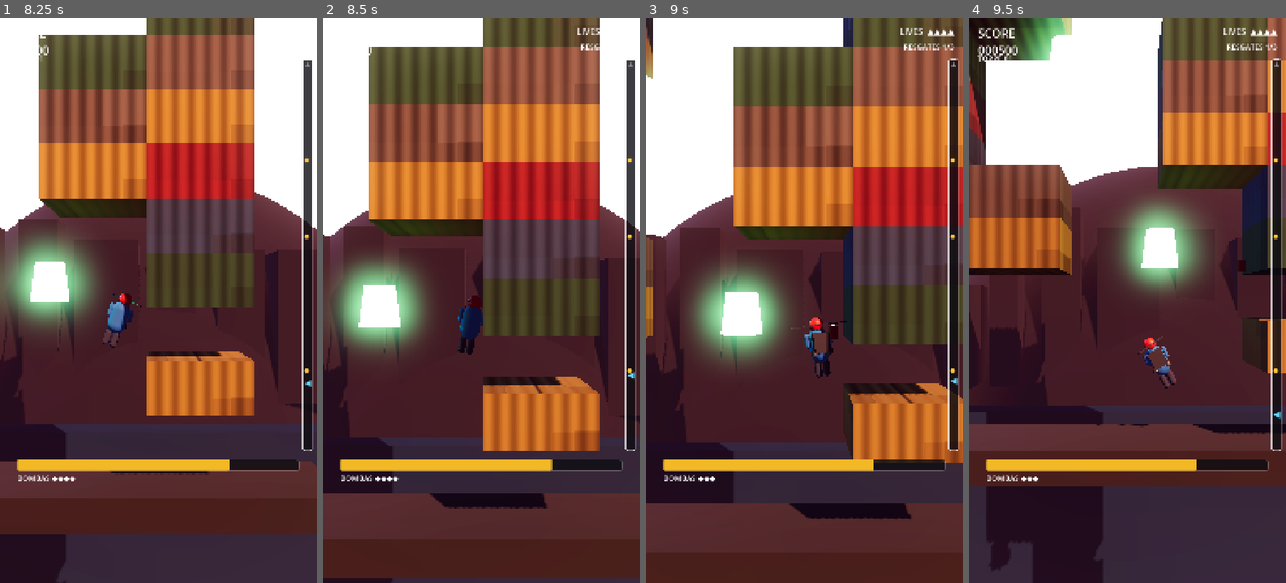
Above: before the commit, frames 1-4 (left to right).
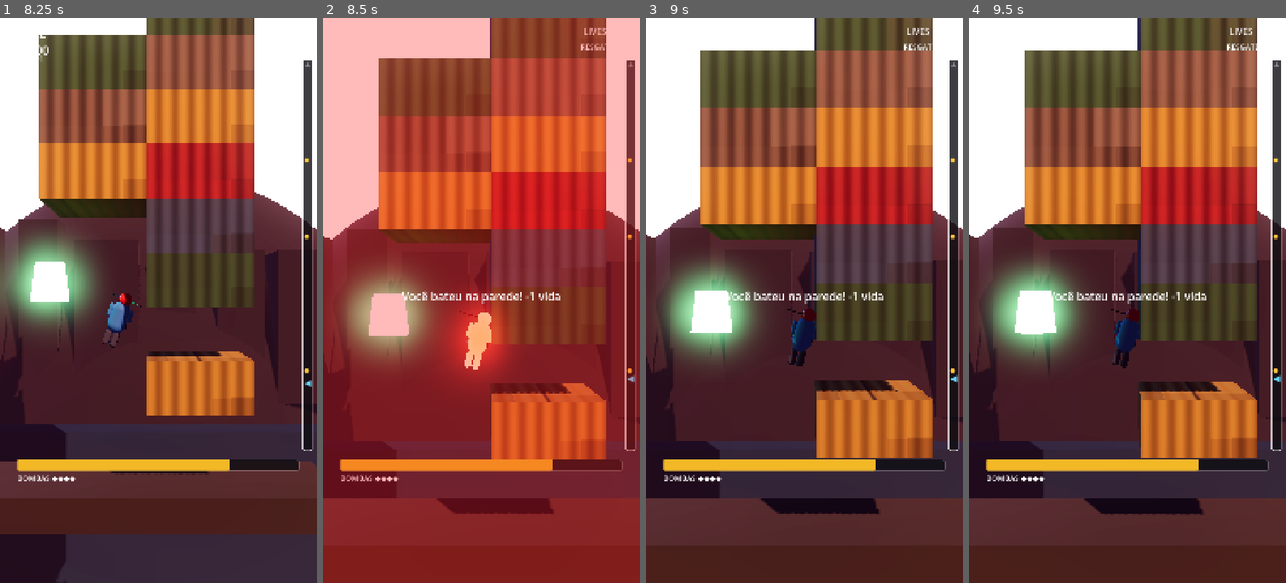
Above: after the commit, the same moments.

Repository: FabriciooPoke/hero-godot
Game: Godot game, scene res://scenes/Main.tscn
Two runs of this game, one before a commit and one after it. Both use one fixed random seed, a clock stepped at 60 frames per second and the inputs below.
Inputs:
- Up to frame 1 (8.25 s): click "JOGAR" at 0.5 s; hold D (mover_direita) 1.28-2.03 s; tap Space (atirar) every 2.25 s from 1.35 to 8.1 s; hold A (mover_esquerda) 2.03-2.78 s; tap B (bomba) at 2.1, 4.35, 6.6 s; hold W (propulsar) 2.78-3.53 s; hold D (mover_direita) 2.78-4.28 s; hold A (mover_esquerda) 4.28-6.53 s; tap W (propulsar) at 5.1 s; hold D (mover_direita) from 6.53 s (still down); hold W (propulsar) 7.28-8.03 s
- Up to frame 2 (8.5 s): keep holding D (mover_direita)
- Up to frame 3 (9 s): release D (mover_direita) at 8.78 s; hold A (mover_esquerda) from 8.78 s (still down); tap B (bomba) at 8.85 s
- Up to frame 4 (9.5 s): keep holding A (mover_esquerda)

Frame 1 is identical in both runs. In frame 2, 97% of the frame differs, in the area x 0-100%, y 0-100%; in frame 3, 30%; in frame 4, 73%.

Commit message:
Bater com força numa parede agora tira vida (confirmado pelo usuário)
Reaproveita o sistema de dano já existente (flash, tremor, som) em vez de
duplicar lógica — só chama levar_dano() quando a velocidade de impacto
contra a superfície ultrapassa um limiar (6.0), então deslizar/encostar
de leve durante o voo normal não pune, só uma investida de verdade.
Mostra um aviso específico ("Você bateu na parede!") pra deixar claro
o motivo da vida perdida. Testado ao vivo: impacto de 11.0 disparou
corretamente a perda de vida.

Diff:
--- a/scripts/Jogador.gd
+++ b/scripts/Jogador.gd
@@ -6,6 +6,7 @@
 signal bombas_mudou(qtd: int)
 signal morreu()
 signal resgate_coletado(total: int)
+signal colidiu_com_parede(custo: float)
 
 # --- Ajuste de "feel" do voo. Mexa aqui pra calibrar a jogabilidade. ---
 @export var impulso_jetpack: float = 34.0      ## força pra cima ao segurar o botão
@@ -33,6 +34,13 @@
 @export var alcance_laser: float = 14.0
 @export var raio_explosao: float = 8.0
 
+# --- Colisão com contêiner ---
+## Velocidade mínima de impacto contra uma parede pra contar como "bateu"
+## (perde vida) em vez de só deslizar/encostar durante o voo normal.
+## Abaixo da velocidade lateral máxima (9-11) pra uma investida de propósito
+## sempre valer, mas acima do suficiente pra não punir ajustes finos de rota.
+@export var velocidade_min_colisao: float = 6.0
+
 var energia: float
 var bombas: int
 var olhando_para: int = 1                       ## 1 = direita, -1 = esquerda
@@ -84,12 +92,29 @@
 	_processar_energia(delta)
 	_processar_acoes()
 
+	var vel_antes := velocity
 	move_and_slide()
+	_verificar_colisao(vel_antes)
 
 	# trava o eixo Z — jogo é 2.5D
 	global_position.z = 0.0
 
 	helice.rotate_y(delta * (26.0 if Input.is_action_pressed("propulsar") else 9.0))
+
+
+## Bater com força numa parede tira vida — voar colado nelas pra ganhar
+## atalho deixa de ser de graça. Só conta impacto de verdade (velocidade
+## contra a superfície acima do limiar); deslizar/encostar de leve não pune.
+func _verificar_colisao(vel_antes: Vector3) -> void:
+	if not vivo or invulneravel > 0.0:
+		return
+	for i in range(get_slide_collision_count()):
+		var colisao := get_slide_collision(i)
+		var impacto: float = -vel_antes.dot(colisao.get_normal())
+		if impacto >= velocidade_min_colisao:
+			colidiu_com_parede.emit(impacto)
+			levar_dano()
+			return
 
 
 func _processar_voo(delta: float) -> void:
--- a/scripts/Main.gd
+++ b/scripts/Main.gd
@@ -30,6 +30,7 @@
 func _ready() -> void:
 	vidas = vidas_iniciais
 	jogador.morreu.connect(_ao_morrer)
+	jogador.colidiu_com_parede.connect(_ao_colidir_parede)
 	jogador.resgate_coletado.connect(_ao_coletar_resgate)
 	jogador.energia_mudou.connect(hud.atualizar_energia)
 	jogador.bombas_mudou.connect(hud.atualizar_bombas)
@@ -140,12 +141,23 @@
 	)
 
 
+## Guarda o motivo da última batida forte pra mostrar um aviso específico
+## (em vez do genérico) quando a vida for perdida logo em seguida.
+var _motivo_dano: String = ""
+
+func _ao_colidir_parede(_forca: float) -> void:
+	_motivo_dano = "Você bateu na parede! -1 vida"
+
+
 func _ao_morrer() -> void:
 	if estado != Estado.JOGANDO:
 		return
 	estado = Estado.MORRENDO
 	camera.tremer(1.1)
 	hud.mostrar_dano()
+	if _motivo_dano != "":
+		hud.mostrar_aviso(_motivo_dano)
+		_motivo_dano = ""
 	vidas -= 1
 	hud.atualizar_vidas(vidas)
 
